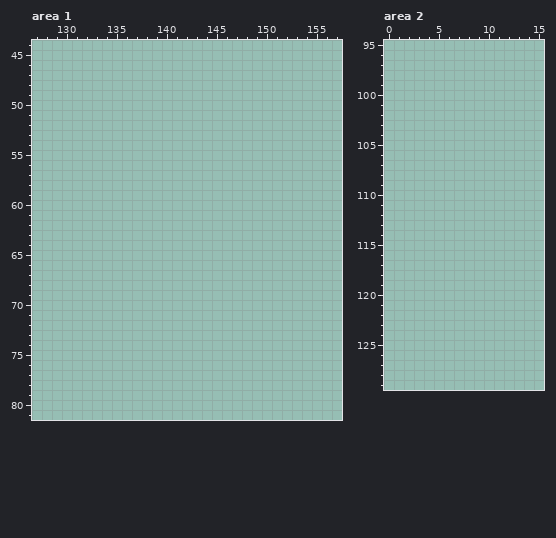
Pixel-art file: Assets/Sprites/teste.aseprite. Above: the version before the commit.
200x200 pixels, 1 frame. Shown: area 1: x 127..157, y 44..81; area 2: x 0..15, y 95..129. The commit also changed other parts of the picture, which this record leaves out.
Once edited:
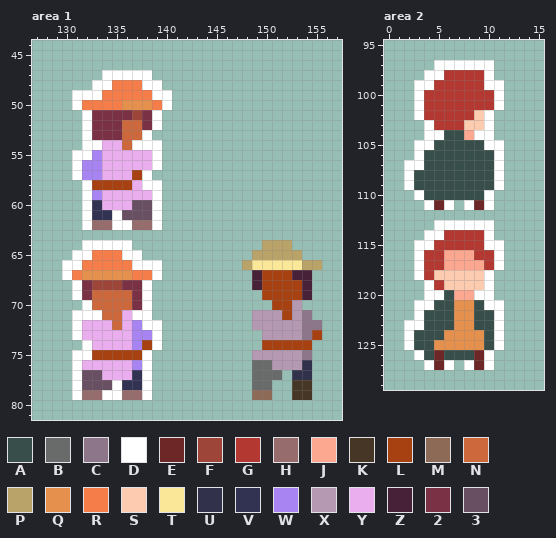
Palette (. is transparent): A #374e4a  B #696a6a  C #8d768a  D #ffffff  E #6e2727  F #9e4539  G #b33831  H #966c6c  J #fca790  K #453625  L #a84111  M #8c6a56  N #cd683d  P #baa368  Q #e6904e  R #f57d4a  S #fdcbb0  T #fae898  U #31314b  V #323353  W #a884f3  X #b598b2  Y #eaaded  Z #472138  2 #7a3045  3 #694f62
Change:
Area 1:
y 47: x 134..138 ..... -> DDDDD
y 48: x 133..139 ....... -> DDRRRDD
y 49: x 131..140 .......... -> DDDRRRRRDD
y 50: x 131..140 .......... -> DRRRRQQQRD
y 51: x 132..139 ........ -> D2222F2D
y 52: x 132..139 ........ -> D222NN2D
y 53: x 132..138 ....... -> D222NND
y 54: x 132..139 ........ -> DDYYNDDD
y 55: x 131..139 ......... -> DDWYYYYYD
y 56: x 131..139 ......... -> DWWYYYYYD
y 57: x 131..138 ........ -> DWWYYYLD
y 58: x 132..139 ........ -> DLLLLYDD
y 59: x 132..139 ........ -> DWYYYYYD
y 60: x 132..139 ........ -> DVYYY33D
y 61: x 132..139 ........ -> DVVD333D
y 62: x 132..139 ........ -> DHHDDHHD
y 64: x 132..136 ..... -> DDDDD; x 150..152 ... -> PPP
y 65: x 131..137 ....... -> DDRRRDD; x 149..153 ..... -> PPPPP
y 66: x 130..139 .......... -> DDRRRRRDDD; x 148..155 ........ -> PTTTTTPP
y 67: x 130..139 .......... -> DRQQQQQRRD; x 149..154 ...... -> ZLLLZZ
y 68: x 131..138 ........ -> D2FFF22D; x 149..154 ...... -> ZLLLLZ
y 69: x 131..138 ........ -> D2NNNN2D; x 150..154 ..... -> LLLLZ
y 70: x 132..138 ....... -> DNNNN2D; x 151..153 ... -> LLX
y 71: x 131..138 ........ -> DDDNNYDD; x 149..154 ...... -> XXXLXC
y 72: x 131..139 ......... -> DYYYNYWDD; x 149..155 ....... -> XXXXXCC
y 73: x 131..139 ......... -> DYYYYYWWD; x 150..155 ...... -> XXXXCL
y 74: x 132..139 ........ -> DYYYYWLD; x 150..154 ..... -> LLLLL
y 75: x 131..138 ........ -> DDLLLLLD; x 149..154 ...... -> XXXXXC
y 76: x 131..138 ........ -> DYYYYYWD; x 149..154 ...... -> BBXXXU
y 77: x 131..138 ........ -> D33YYYVD; x 149..151 ... -> BBB; x 153..154 .. -> UU
y 78: x 131..138 ........ -> D333DVVD; x 149..150 .. -> BB; x 153..154 .. -> KK
y 79: x 131..138 ........ -> DHHDDHHD; x 149..150 .. -> MM; x 153..154 .. -> KK
Area 2:
y 97: x 5..10 ...... -> DDDDDD
y 98: x 4..10 ....... -> DDGGGGD
y 99: x 3..11 ......... -> DDGGGGGDD
y 100..101: x 3..11 ......... -> DGGGGGGGD
y 102: x 3..10 ........ -> DGGGGGSD
y 103: x 4..10 ....... -> DGGGSSD
y 104: x 4..10 ....... -> DDAAJDD
y 105: x 3..11 ......... -> DDAAAAADD
y 106: x 3..11 ......... -> DAAAAAAAD
y 107: x 2..11 .......... -> DDAAAAAAAD
y 108..109: x 2..11 .......... -> DAAAAAAAAD
y 110: x 3..10 ........ -> DAAAAAAD
y 111: x 4..6 ... -> DED; x 8..10 ... -> DED
y 113: x 5..10 ...... -> DDDDDD
y 114: x 4..10 ....... -> DDGGGGD
y 115: x 3..11 ......... -> DDGGGGGDD
y 116: x 3..11 ......... -> DGGJJJGGD
y 117: x 3..11 ......... -> DGGJJJJGD
y 118: x 3..10 ........ -> DGSSSSSD
y 119: x 4..10 ....... -> DGSSSSD
y 120: x 4..10 ....... -> DDAJJDD
y 121: x 3..11 ......... -> DDAAQQADD
y 122: x 3..11 ......... -> DAAAQQAAD
y 123: x 2..11 .......... -> DDAAAQQAAD
y 124: x 2..11 .......... -> DAAAQQQQAD
y 125: x 2..11 .......... -> DAAQQQQQAD
y 126: x 3..10 ........ -> DAEAAAED
y 127: x 4..6 ... -> DED; x 8..10 ... -> DED
